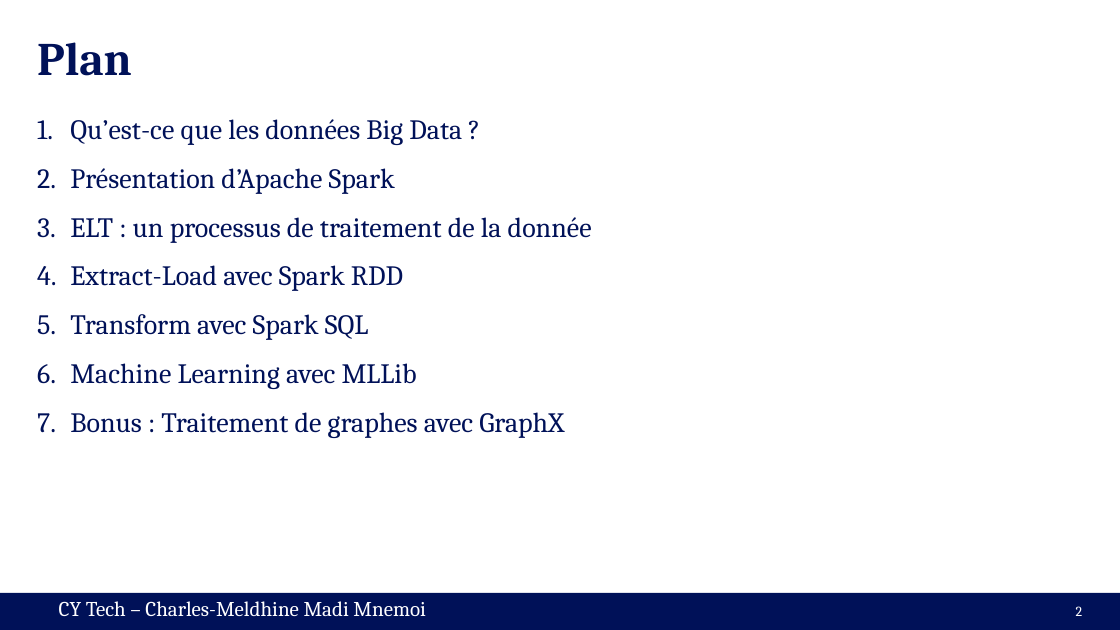
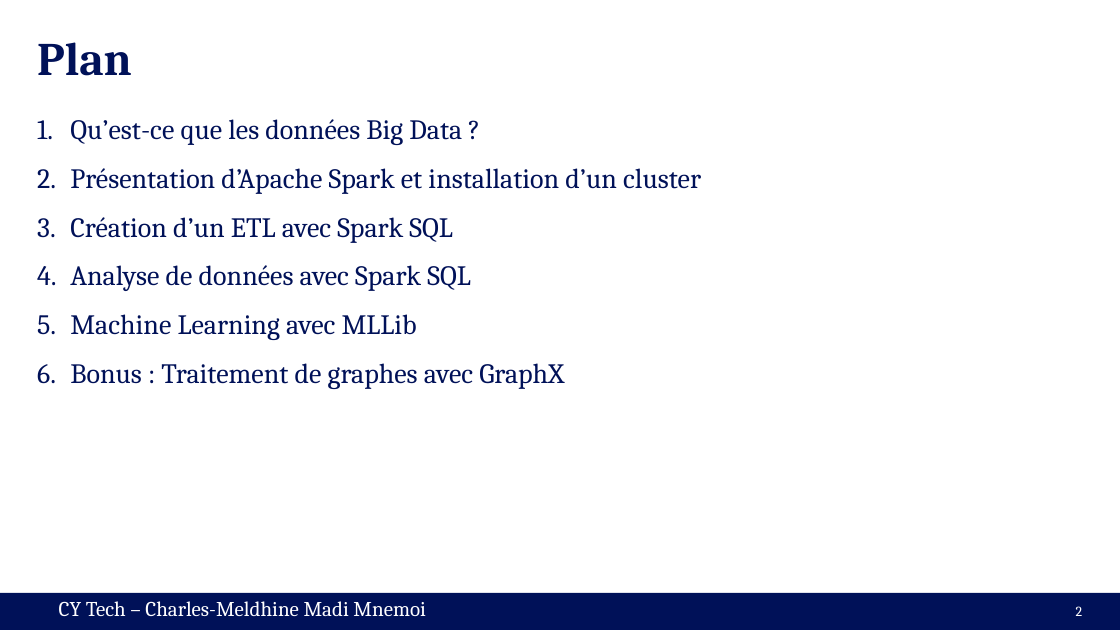
Before and after one commit to cmnemoi/cytech_sparks, a slide deck: slide 2 of presentation.pptx. Drawn at 1120x630 pixels with LibreOffice and Linux fonts; fonts in the diff are those of the drawing. Boxes give left, top, right and bottom in pixels: in the first picture for what was removed or moved away, otherwise in the second. Text is boxed around its words. In the diff, an @@ line names an element or a change of style, - is before the commit and + after.

Commit message:
fix presentation plan

```diff
--- a/presentation.pptx
+++ b/presentation.pptx
@@ text at (70, 168, 701, 291): text changed @@
-2. Présentation d’Apache Spark
-3. ELT : un processus de traitement de la donnée
-4. Extract-Load avec Spark RDD
-5. Transform avec Spark SQL
+2. Présentation d’Apache Spark et installation d’un cluster
+3. Création d’un ETL avec Spark SQL
+4. Analyse de données avec Spark SQL
```
Also in this commit, not shown: 1 slide added.
